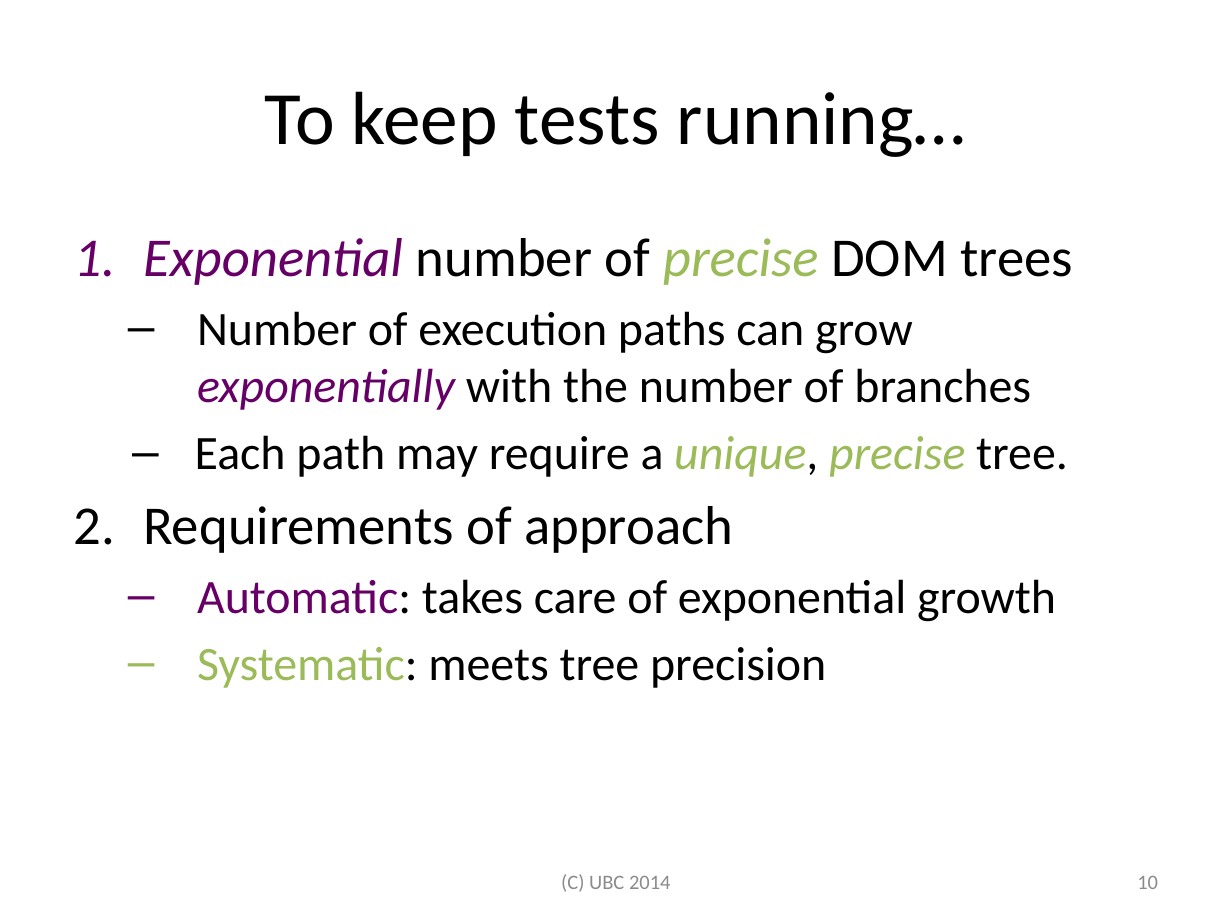
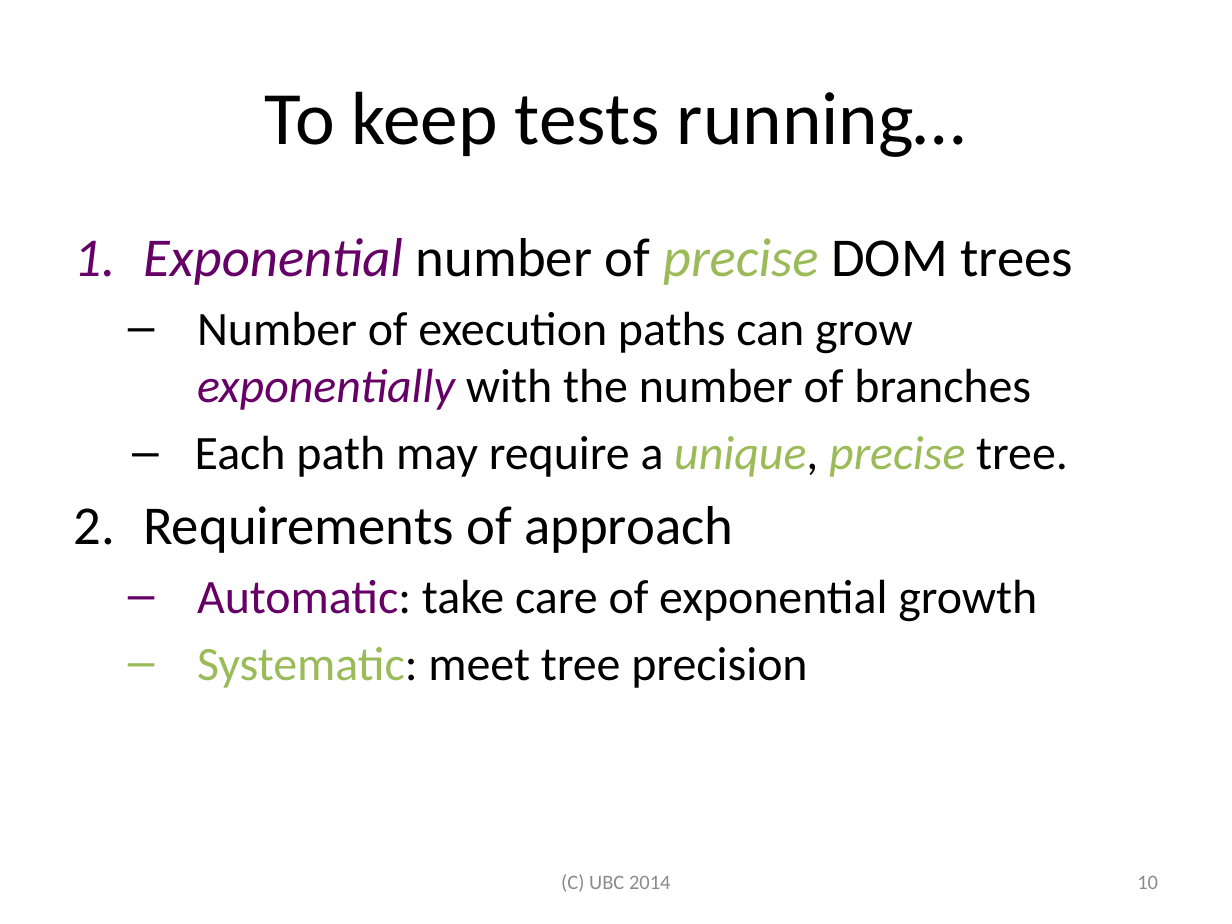
Before and after one commit to jamestklo/ConcolicJS, a slide deck: slide 11 of docs/csRPE-tkloReport.pptx. Drawn at 1232x924 pixels with LibreOffice and Linux fonts; fonts in the diff are those of the drawing. Boxes give left, top, right and bottom in pixels: in the first picture for what was removed or moved away, otherwise in the second. Text is boxed around its words. In the diff, an @@ line names an element or a change of style, - is before the commit and + after.

Commit message:
Updated powerpoint

```diff
--- a/docs/csRPE-tkloReport.pptx
+++ b/docs/csRPE-tkloReport.pptx
@@ text at [197, 579, 1037, 688]: text changed @@
-  – Automatic: takes care of exponential growth
-  – Systematic: meets tree precision
+  – Automatic: take care of exponential growth
+  – Systematic: meet tree precision
```
Also in this commit, not shown: 1 other file.
